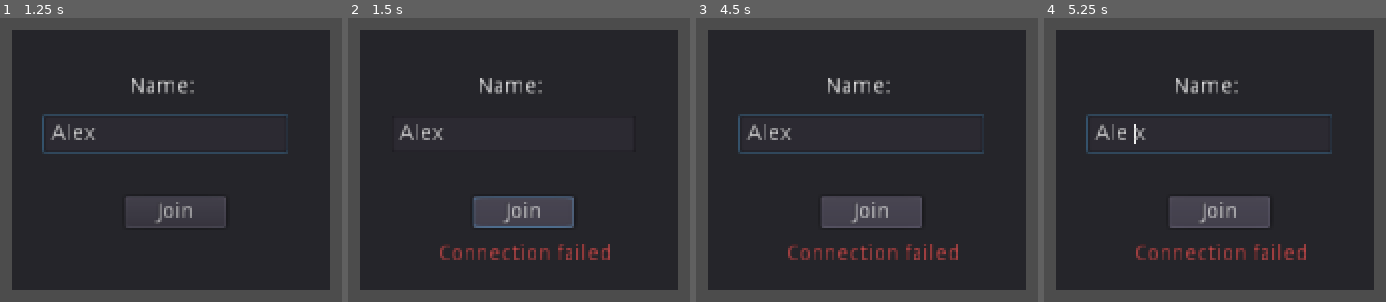
Above: before the commit, frames 1-4 (left to right).
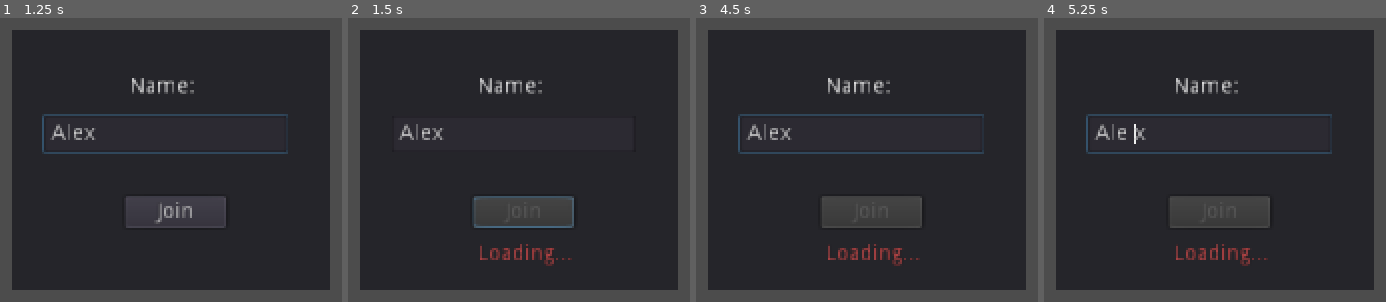
Above: after the commit, the same moments.

Repository: guillaumeVilar/multiplayer-bomber-godot
Game: Godot game, scene res://scenes/lobby.tscn
Same seed, same stepped clock (60 frames per second), same inputs: the game is played once before the commit and once after it.
Inputs (mouse positions are in pixels of both pictures, inside the frame that each line leads up to):
- Up to frame 1 (1.25 s): click (164, 134) at 0.52 s; type "Alex" at 0.6 s
- Up to frame 2 (1.5 s): click "Join" at 1.25 s
- Up to frame 3 (4.5 s): hold Right (move_right) 2.03-2.78 s; hold Down (move_down) 2.78-3.53 s; hold Right (move_right) 3.53-4.28 s; hold Up (move_up) from 4.28 s (still down)
- Up to frame 4 (5.25 s): tap Enter at 5 s; release Up (move_up) at 5.03 s; hold Left (move_left) from 5.03 s (still down); hold Space (set_bomb) from 5.03 s (still down)

Frame 1 is identical in both runs. In frame 2, 1.4% of the frame differs, in the area x 26-77%, y 64-88%; in frame 3, 1.5%; in frame 4, 1.5%.
Error after the commit: Invalid operands 'String' and 'int' in operator '+'. (res://scripts/gamestate.gd:294)

Commit message:
[MULTI]: Improve handling of disconnection of players

Diff:
--- a/scripts/gamestate.gd
+++ b/scripts/gamestate.gd
@@ -66,13 +66,13 @@
 func _player_connected(id):
 	print("Player connected ID: " + str(id))
 
-	# If this node is the server check if the game is currently running - if yes, disconnect the new client
-	if get_tree().get_network_unique_id() == 1:
-		# From server, send information if the game has already started and disconnect client
-		if isGameCurrentlyRunning:
-			print("Disconnecting client with id: " + str(id))
-			rpc_id(id, "disconnectClient")
-			return
+	# # If this node is the server check if the game is currently running - if yes, disconnect the new client
+	# if get_tree().get_network_unique_id() == 1:
+	# 	# From server, send information if the game has already started and disconnect client
+	# 	if isGameCurrentlyRunning:
+	# 		print("Disconnecting client with id: " + str(id))
+	# 		rpc_id(id, "disconnectClient")
+	# 		return
 
 
 remote func addPlayer(new_player_name):
@@ -90,20 +90,68 @@
 
 # Callback from SceneTree.
 func _player_disconnected(id):
-	if has_node("/root/World"): # Game is in progress.
+	print("Player disconnected with id: " + str(id))
+	print("Is /root/World presnet? " + str(has_node("/root/World")))
+	print("Current players dict: " + str(players))
+
+	# End game if game is in progress and a player disconnected
+	if has_node("/root/World") && id in players:
 		if get_tree().is_network_server():
 			# TODO: To fix to support new format.
+			print("Game Error - ending game from server - player disconnected is: " + players[id])
 			emit_signal("game_error", "Player " + players[id] + " disconnected")
-			end_game()
-	else: # Game is not in progress.
+			end_game_on_server()
+	else: # Game was not in progress.
 		# Unregister this player.
 		unregister_player(id)
+
+
+# Client function to let the customer check if able to login
+func client_wait_for_server_confirmation():
+	rpc_id(1, "server_check_client_authorize_to_connect")
+
+# Server function to check if the client is authorize to connect.
+# If yes, continue as normal
+# If no, disconnect the clien with an error message
+remote func server_check_client_authorize_to_connect():
+	var id_sender = get_tree().get_rpc_sender_id()
+	print("Checking if client [" + str(id_sender) + "] is authorize to join - game currently running: " + str(isGameCurrentlyRunning))
+	# If the game is already running - disconnect the client
+	if isGameCurrentlyRunning:
+		var reason = "Game is already running"
+		rpc_id(id_sender, "is_client_authorize_from_server", false, reason)
+		print("Disconnecting peer with id: [" + str(id_sender) + "] - reason: " + reason)
+		# server.disconnect_peer(id_sender, 1000, reason)
+	else:
+		# Client authorize to continue to connect
+		print("Client [" + str(id_sender) + "] is authorize to join")
+		rpc_id(id_sender, "is_client_authorize_from_server", true, "")
+		emit_signal("connection_succeeded")
+
+
+# Client function to disconnect the client from the server or continue connection
+remote func is_client_authorize_from_server(is_client_authorize, reason):
+	# If client is not authorize, disconnect and display error message
+	print("Client is authorize to join from server: " + str(is_client_authorize) + " - reason: " + reason)
+	if !is_client_authorize:
+		# This is not an ideal way to disconnect client - however it is the only way for the server not to crash.
+		# Things that I tried: client.disconnect_from_host and server.disconnect_peer.
+		# To check if that is fixed in 4.0 or 4.1 - in the meantime we will use that in the client side.
+		# This is not cheat safe (as basically we are telling the client to disconnect instead of disconnecting from server).
+		get_tree().network_peer = null
+		# client.disconnect_from_host(1000, reason)
+		emit_signal("game_error", reason)
+	# If client is authorize, emit signal connection succeeded and carry on
+	else:
+		emit_signal("connection_succeeded")
 
 
 # Callback from SceneTree, only for clients (not server).
 func _connected_ok():
 	# We just connected to a server
-	emit_signal("connection_succeeded")
+	print("Connection ok on server")
+	client_wait_for_server_confirmation()
+	# emit_signal("connection_succeeded")
 
 
 # Callback from SceneTree, only for clients (not server).
@@ -111,6 +159,9 @@
 	emit_signal("game_error", "Server disconnected")
 	end_game()
 
+func _client_disconnected(id, was_clean_close):
+	print("Client with id: [" + str(id) + "] disconnected - was_clean_close: " + str(was_clean_close))
+
 
 # Callback from SceneTree, only for clients (not server).
 func _connected_fail():
@@ -119,10 +170,9 @@
 
 
 # Lobby management functions.
-
 remote func register_player(new_player_name):
 	var id = get_tree().get_rpc_sender_id()
-	print(id)
+	print("player id: " + str(id))
 	players[id] = {"name": new_player_name, "ready": false}
 	print("Player with id: " + str(id) + " - adding the name: " + new_player_name)
 	emit_signal("player_list_changed")
@@ -175,7 +225,8 @@
 remote func ready_to_start(id):
 	assert(get_tree().is_network_server())
 	print("On server - not allowing any new connection until the game ends")
-	get_tree().set_refuse_new_network_connections(true)
+	isGameCurrentlyRunning = true
+	# get_tree().set_refuse_new_network_connections(true)
 
 func are_all_players_ready():
 	for p in players:
@@ -240,7 +291,7 @@
 	# This is done so we have a secure web socket with the security automatically handled by the GCP App run environment.
 	print("Connecting to url: " + url)
 	var error = client.connect_to_url(url, PoolStringArray(), true);
-	print(error)
+	print("Error: " + error)
 	get_tree().set_network_peer(client);
 
 
@@ -275,6 +326,7 @@
 	emit_signal("game_ended_on_server")
 
 func end_game():
+	print("Game is finished - allowing new players to join")
 	if has_node("/root/World"): # Game is in progress.
 		# End it
 		get_node("/root/World").queue_free()
@@ -283,12 +335,12 @@
 	players.clear()
 	isGameCurrentlyRunning = false
 	players_ready = []
-	get_tree().set_refuse_new_network_connections(false)
 	# get_tree().set_refuse_new_network_connections(false)
 
 # Disconnect the client from the server
 remote func disconnectClient():
 	client.disconnect_from_host()
+	end_game()
 	# emit_signal("game_error", "Disconnecting from server")
 
 func addLocalPlayerToServer():
